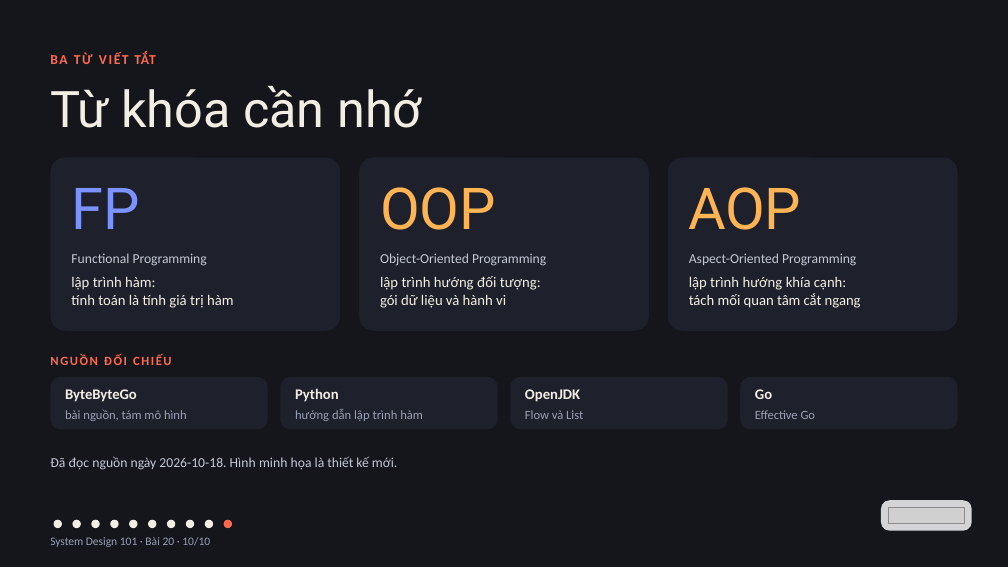
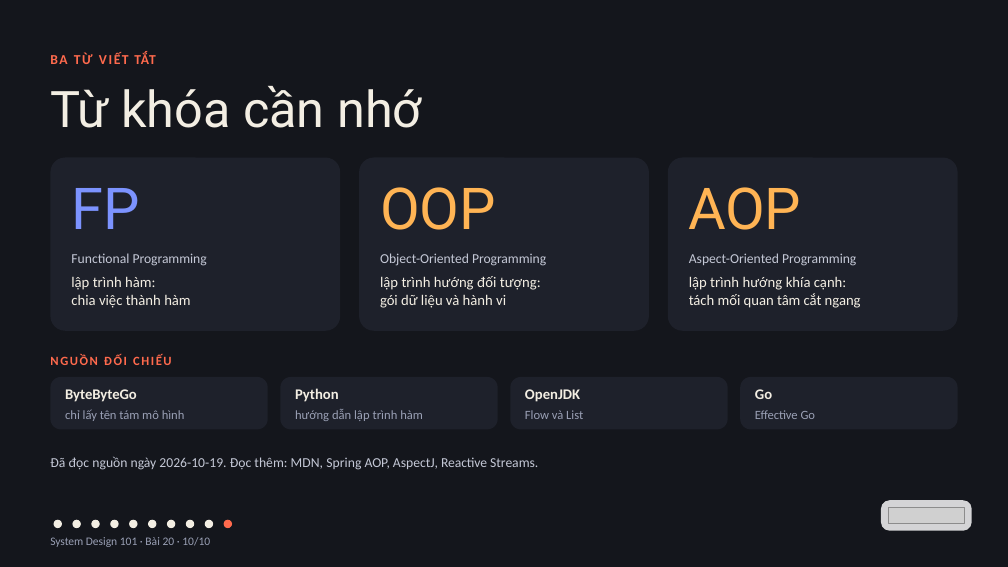
Before and after one commit to vohoailinh90/tool-marketing-studio, a slide deck: slide 10 of system-design-101/vi/lessons/sd-10-020/slides/sd-10-020.pptx. Drawn at 1008x567 pixels with LibreOffice and Linux fonts; fonts in the diff are those of the drawing; grey boxes stand for pictures. Boxes give left, top, right and bottom in pixels: in the first picture for what was removed or moved away, otherwise in the second. Text is boxed around its words. In the diff, an @@ line names an element or a change of style, - is before the commit and + after.

```diff
--- a/system-design-101/vi/lessons/sd-10-020/slides/sd-10-020.pptx
+++ b/system-design-101/vi/lessons/sd-10-020/slides/sd-10-020.pptx
@@ text at bbox=[71, 294, 190, 308]: text changed @@
-tính toán là tính giá trị hàm
+chia việc thành hàm
@@ text at bbox=[65, 409, 185, 421]: text changed @@
-bài nguồn, tám mô hình
+chỉ lấy tên tám mô hình
@@ text at bbox=[50, 456, 538, 470]: text changed @@
-Đã đọc nguồn ngày 2026-10-18. Hình minh họa là thiết kế mới.
+Đã đọc nguồn ngày 2026-10-19. Đọc thêm: MDN, Spring AOP, AspectJ, Reactive Streams.
```
Also in this commit, not shown: 8 other slides changed, 4 other files.
